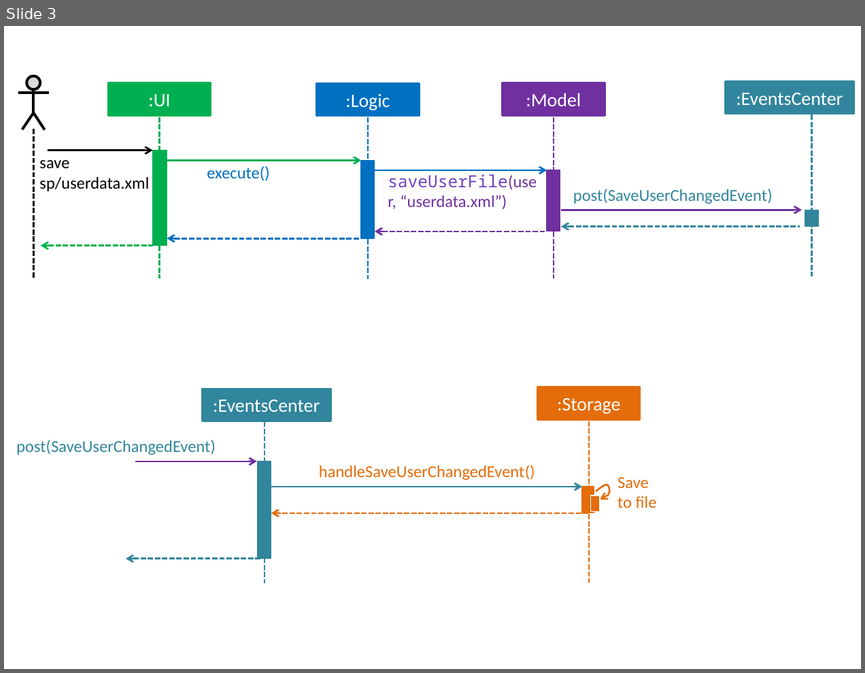
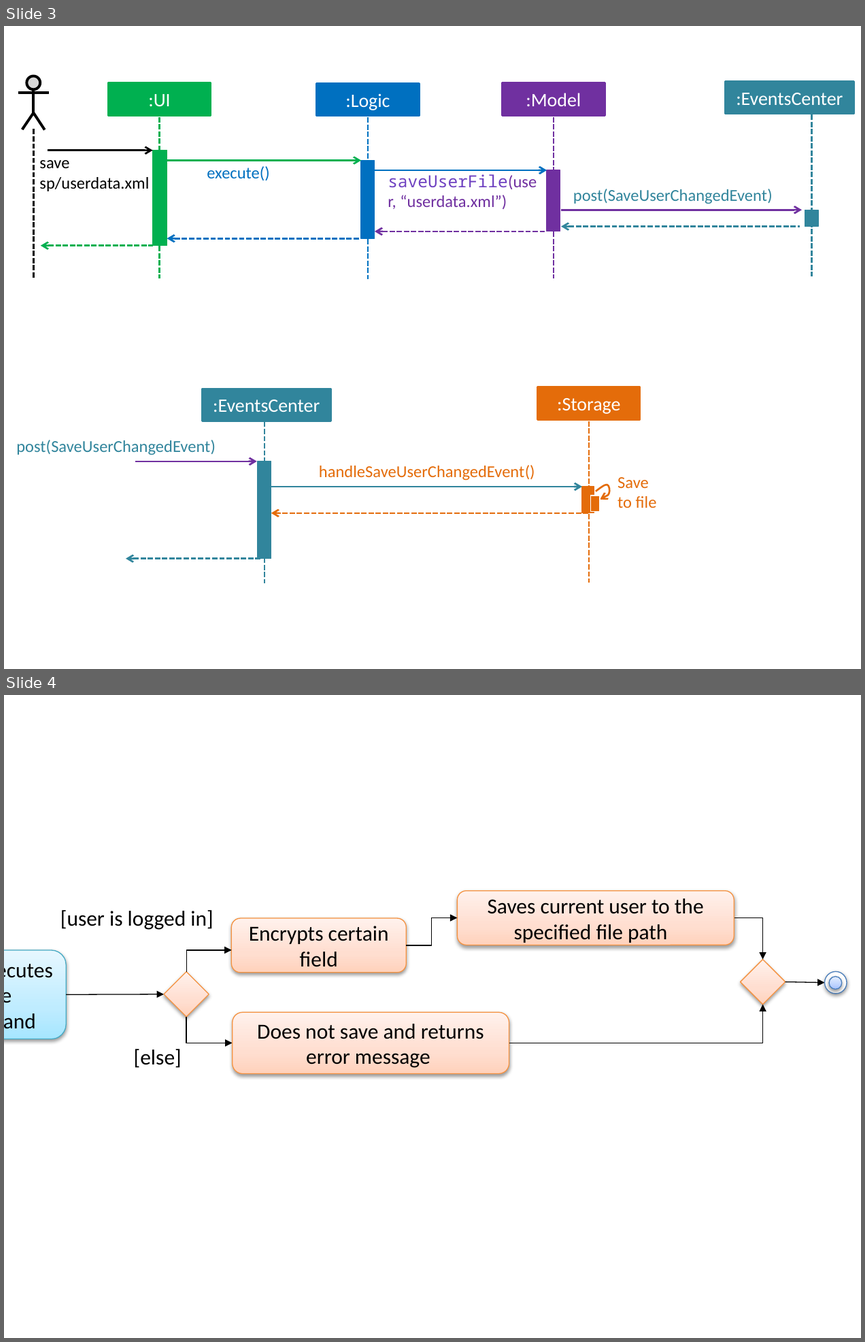
Before and after one commit to deming16/main, a slide deck: docs/diagrams/SaveFeatureDiagrams.pptx. Shown one above the other, each under a label of ours: slide 3 before the commit, slides 3 and 4 after it. The pictures are 865x673 and 865x1342 pixels, drawn with LibreOffice and Linux fonts; fonts in the diff are those of the drawing. Boxes give left, top, right and bottom in pixels: in the first picture for what was removed or moved away, otherwise in the second. Text is boxed around its words. In the diff, an @@ line names an element or a change of style, - is before the commit and + after.

```diff
--- a/docs/diagrams/SaveFeatureDiagrams.pptx
+++ b/docs/diagrams/SaveFeatureDiagrams.pptx
@@ slide 4 added at (x1=4, y1=695, x2=861, y2=1338), background #FFFFFF @@
@@ rounded rectangle added at (x1=458, y1=890, x2=734, y2=945), fill gradient #FFD2BD to #FFDED0 to #FFF2ED, outline #F69240 0.75 pt, 18 pt, text #000000 @@
+Saves current user to the specified file path
@@ text added at (x1=60, y1=910, x2=213, y2=930), 18 pt, text #000000 @@
+[user is logged in]
@@ rounded rectangle added at (x1=231, y1=918, x2=406, y2=972), fill gradient #FFD2BD to #FFDED0 to #FFF2ED, outline #F69240 0.75 pt, 18 pt, text #000000 @@
+Encrypts certain field
@@ elbow arrow added from (406, 945) to (458, 918), #000000 0.75 pt @@
@@ elbow arrow added from (734, 918) to (762, 959), #000000 0.75 pt @@
@@ rounded rectangle added at (x1=4, y1=950, x2=67, y2=1040), fill gradient #A7E6FF to #C1EDFF to #E7F8FF, outline #46AAC5 0.75 pt, 18 pt, text #000000 @@
+User executes save command
@@ elbow arrow added from (186, 972) to (232, 950), #000000 0.75 pt @@
@@ diamond added at (x1=740, y1=959, x2=785, y2=1004), fill gradient #FFD2BD to #FFDED0 to #FFF2ED, outline #F69240 0.75 pt @@
@@ diamond added at (x1=164, y1=972, x2=209, y2=1017), fill gradient #FFD2BD to #FFDED0 to #FFF2ED, outline #F69240 0.75 pt @@
@@ ellipse added at (x1=825, y1=972, x2=847, y2=994), fill #FFFFFF, outline #4B7EBC 0.75 pt @@
@@ ellipse added at (x1=829, y1=976, x2=842, y2=989), fill gradient #A4C4FF to #BFD4FF to #E6EEFF, outline #4B7EBC 0.75 pt @@
@@ arrow added from (66, 994) to (164, 994), #000000 0.75 pt @@
@@ arrow added from (785, 982) to (825, 982), #000000 0.75 pt @@
@@ elbow arrow added from (186, 1016) to (232, 1043), #000000 0.75 pt @@
@@ rounded rectangle added at (x1=232, y1=1012, x2=509, y2=1074), fill gradient #FFD2BD to #FFDED0 to #FFF2ED, outline #F69240 0.75 pt, 18 pt, text #000000 @@
+Does not save and returns error message
@@ elbow arrow added from (509, 1043) to (762, 1004), #000000 0.75 pt @@
@@ text added at (x1=134, y1=1049, x2=181, y2=1068), 18 pt, text #000000 @@
+[else]
```
Also in this commit, not shown: 6 other files.
